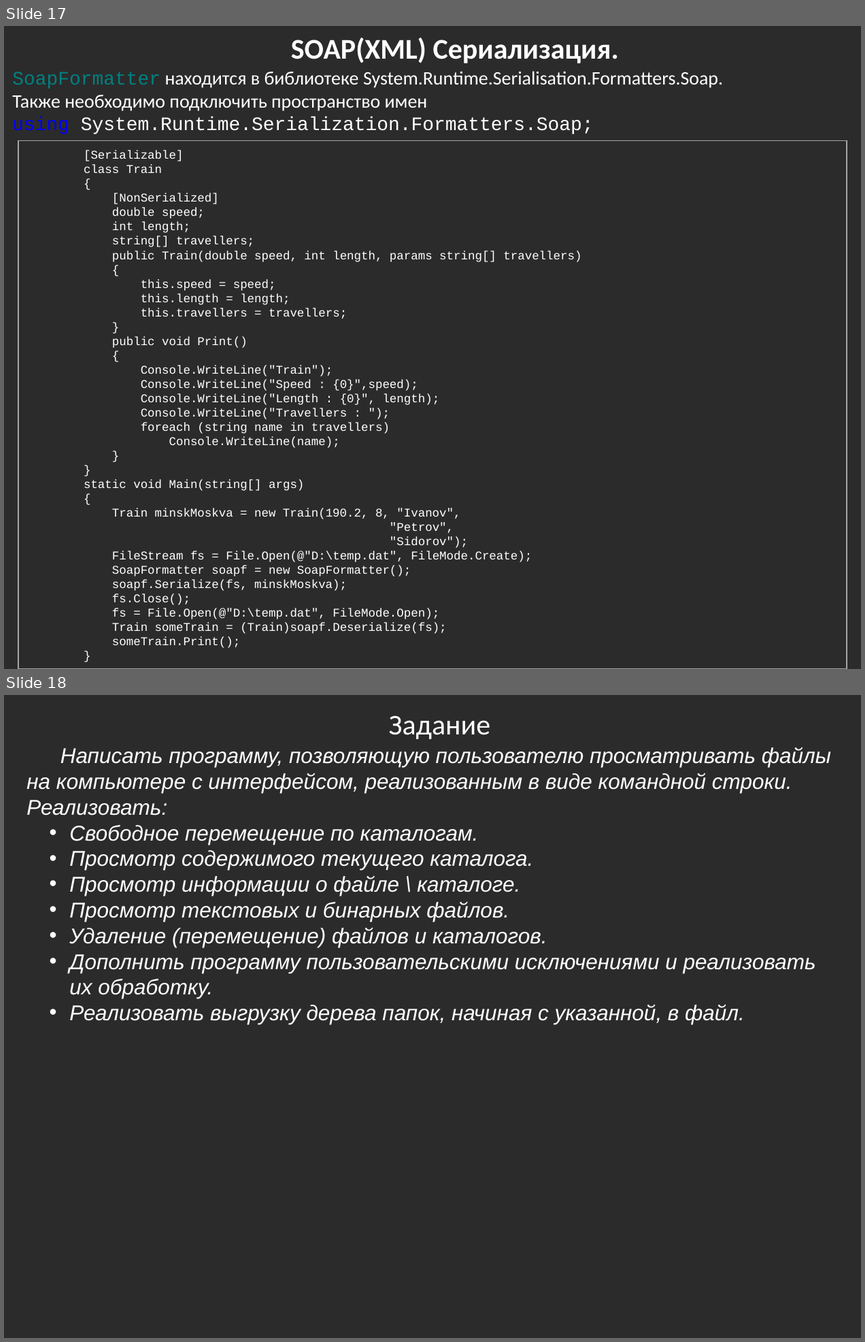
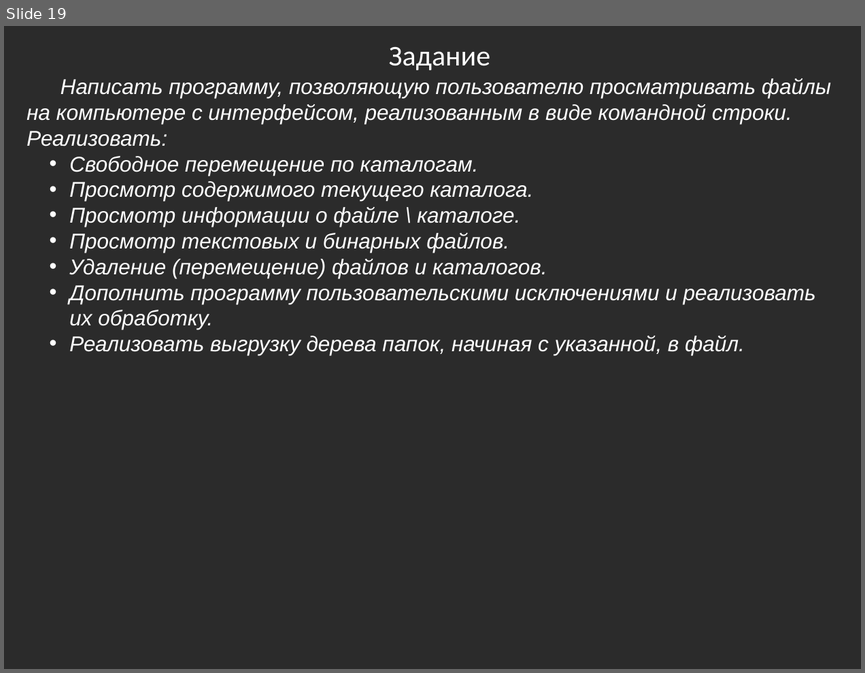
Before and after one commit to bazile/Training, a slide deck: Presentation/lesson-04-io.pptx. Shown one above the other, each under a label of ours: slides 17 and 18 before the commit, slide 19 after it. The pictures are 865x1342 and 865x673 pixels, drawn with LibreOffice and Linux fonts; fonts in the diff are those of the drawing; background and template pictures are left out; a plain dark background stands for a picture behind light text. Boxes give left, top, right and bottom in pixels: in the first picture for what was removed or moved away, otherwise in the second. Text is boxed around its words. In the diff, an @@ line names an element or a change of style, - is before the commit and + after.

Commit message:
Changed serialization examples (binary and xml)

```diff
--- a/Presentation/lesson-04-io.pptx
+++ b/Presentation/lesson-04-io.pptx
@@ slide 17 removed at <box>4,26,861,669</box>, background picture (left out) @@
@@ text removed at <box>291,38,619,63</box> @@
-SOAP(XML) Сериализация.
@@ text removed at <box>12,71,723,134</box> @@
-SoapFormatter находится в библиотеке System.Runtime.Serialisation.Formatters.Soap.
-Также необходимо подключить пространство имен
-using System.Runtime.Serialization.Formatters.Soap;
@@ rectangle removed at <box>18,141,847,669</box> @@
-[Serializable]
-class Train
-{
-[NonSerialized]
-double speed;
-int length;
-string[] travellers;
-public Train(double speed, int length, params string[] travellers)
-{
-this.speed = speed;
-this.length = length;
-this.travellers = travellers;
-}
-public void Print()
-{
-Console.WriteLine("Train");
-Console.WriteLine("Speed : {0}",speed);
-Console.WriteLine("Length : {0}", length);
-Console.WriteLine("Travellers : ");
-foreach (string name in travellers)
-Console.WriteLine(name);
-}
-}
-static void Main(string[] args)
-{
-Train minskMoskva = new Train(190.2, 8, "Ivanov",
-"Petrov",
-"Sidorov");
-FileStream fs = File.Open(@"D:\temp.dat", FileMode.Create);
-SoapFormatter soapf = new SoapFormatter();
-soapf.Serialize(fs, minskMoskva);
-fs.Close();
-fs = File.Open(@"D:\temp.dat", FileMode.Open);
-Train someTrain = (Train)soapf.Deserialize(fs);
-someTrain.Print();
-}
@@ what was slide 18 is now slide 19 @@
```
Also in this commit, not shown: 1 slide changed, 2 slides added.
